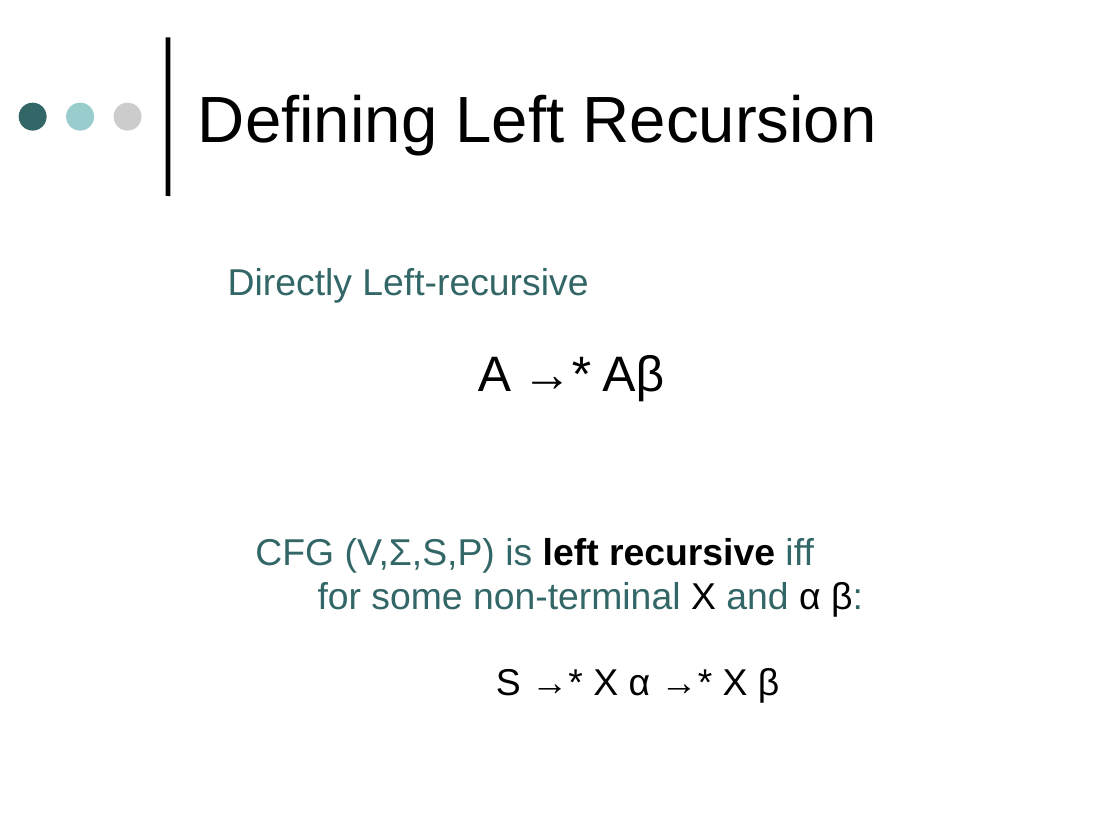
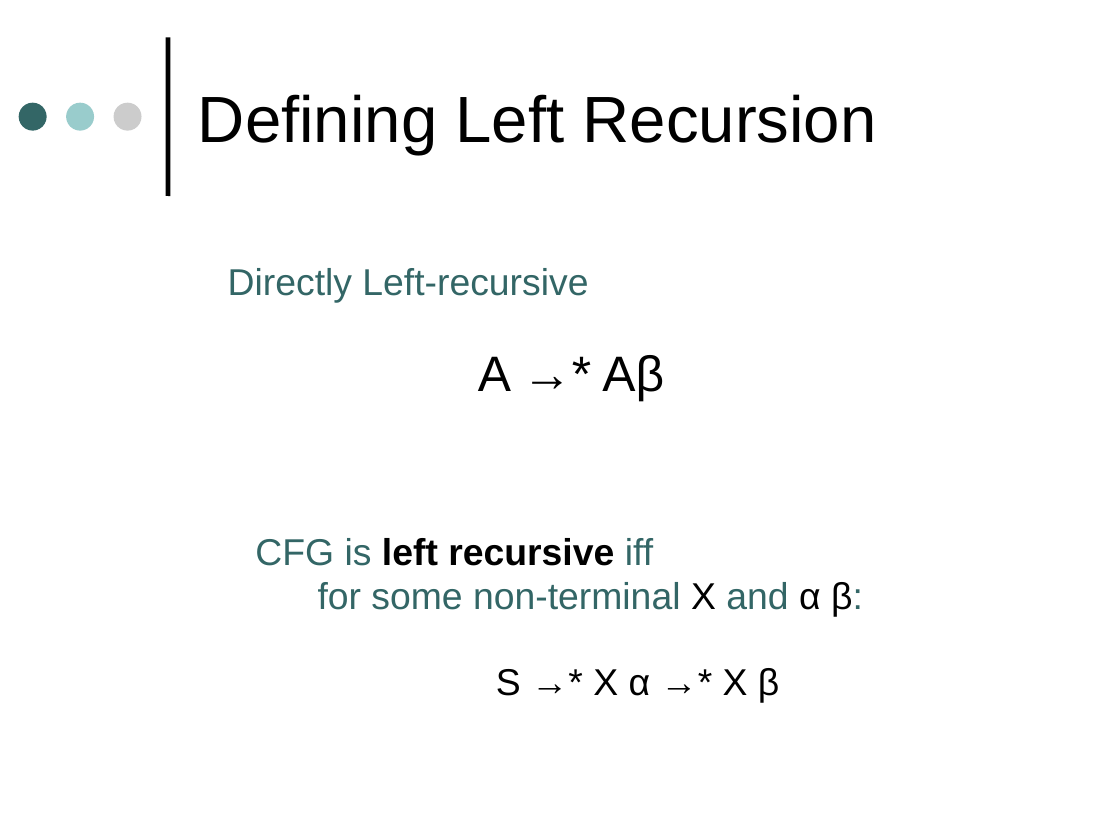
Before and after one commit to harrisonwl/harrisonwl.github.io, a slide deck: slide 42 of assets/courses/compilers/spring2017/slides/PredictiveParsing.ppt. Drawn at 1120x840 pixels with LibreOffice and Linux fonts; fonts in the diff are those of the drawing. Boxes give left, top, right and bottom in pixels: in the first picture for what was removed or moved away, otherwise in the second. Text is boxed around its words. In the diff, an @@ line names an element or a change of style, - is before the commit and + after.

```diff
--- a/assets/courses/compilers/spring2017/slides/PredictiveParsing.ppt
+++ b/assets/courses/compilers/spring2017/slides/PredictiveParsing.ppt
@@ text at (x1=255, y1=538, x2=653, y2=566): text changed; text colour #336666 to #000000; bold on @@
-CFG (V,Σ,S,P) is left recursive iff
+CFG is left recursive iff
```
Also in this commit, not shown: 4 other slides changed, 8 other files.
